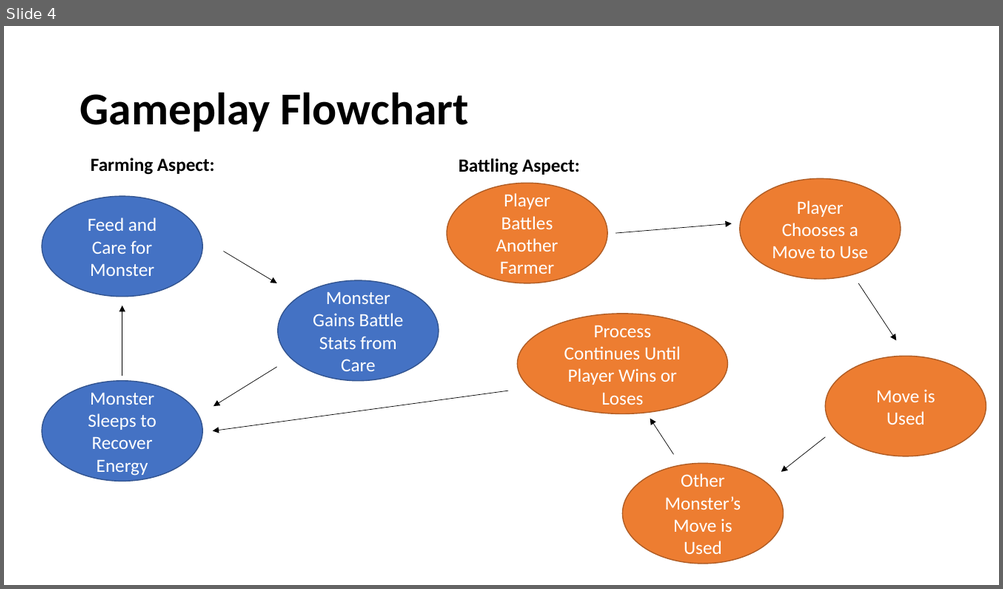
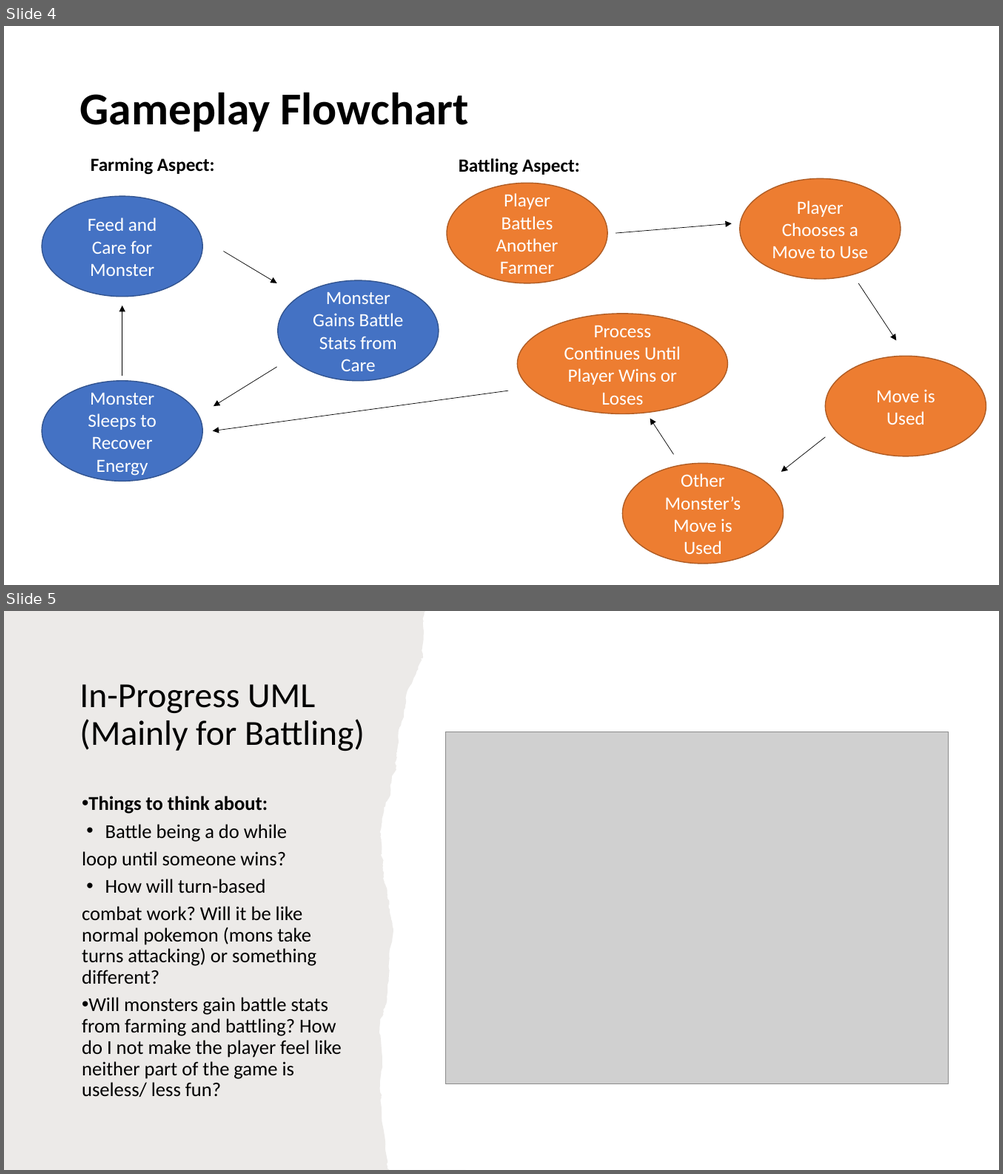
Before and after one commit to IAMColumbia/gp2portfoliogamesp22-karenspriggs, a slide deck: docs/Proposal/Proposal1.pptx. Shown one above the other, each under a label of ours: slide 4 before the commit, slides 4 and 5 after it. The pictures are 1003x589 and 1003x1174 pixels, drawn with LibreOffice and Linux fonts; fonts in the diff are those of the drawing; grey boxes stand for pictures. Boxes give left, top, right and bottom in pixels: in the first picture for what was removed or moved away, otherwise in the second. Text is boxed around its words. In the diff, an @@ line names an element or a change of style, - is before the commit and + after.

```diff
--- a/docs/Proposal/Proposal1.pptx
+++ b/docs/Proposal/Proposal1.pptx
@@ slide 5 added at (4, 611, 999, 1170), background #FFFFFF @@
@@ freeform shape added at (4, 611, 465, 1170), fill #82766A at 15% opacity @@
@@ title added at (79, 684, 364, 751), 34 pt, text #000000 @@
+In-Progress UML (Mainly for Battling)
@@ picture added at (446, 732, 948, 1085) @@
@@ text added at (82, 796, 341, 1097), 19 pt, text #000000 @@
+• Things to think about:
+• Battle being a do while
+loop until someone wins?
+• How will turn-based
+combat work? Will it be like normal pokemon (mons take turns attacking) or something different?
+• Will monsters gain battle stats from farming and battling? How do I not make the player feel like neither part of the game is useless/ less fun?
```
Also in this commit, not shown: 5 other files.
